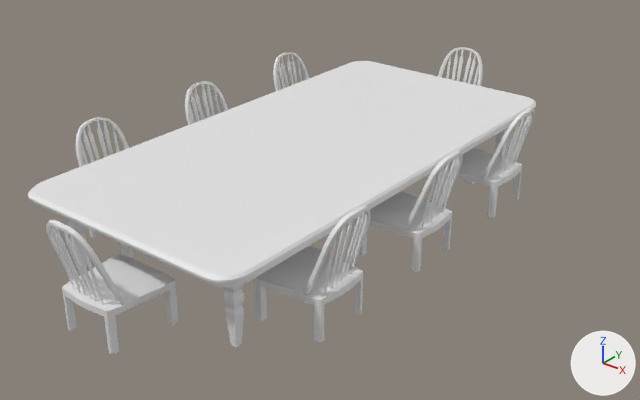
The Blender file Assets/Art/Furniture/Kitchen/Kitchen Table and Chair.blend: old version first, new version second.
The view is the same before and after, from a 50 mm lens placed at (61.4, -75.3, 49.3), pointed at (1.8, -0.8, 3.0). Arrows for +X, +Y and +Z are at lower right; the lights stay in place.

Objects in the first picture: 'Kitchen Chair.001', 'Kitchen Chair.003', 'Kitchen Table'.
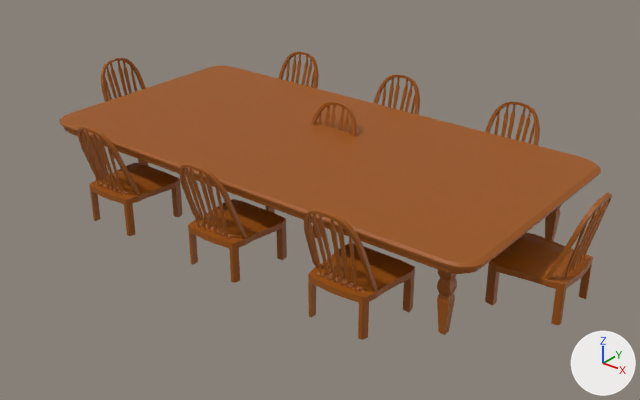
Commit message: WIP material & adjusted object hights

What differs and where, as boxes (x1, y1, x2, y2) in the pictures (640 x 400 px):
'Kitchen Table', recoloured, moved, turned (white to brown)
    before: (28, 61, 536, 348)
    after: (60, 66, 601, 335)
'Kitchen Chair.003', recoloured, moved, turned (grey to brown)
    before: (76, 52, 534, 342)
    after: (78, 52, 540, 340)
'Kitchen Chair.001', recoloured, moved, turned
    before: (46, 47, 483, 354)
    after: (101, 58, 612, 325)
'Kitchen Chair', shown (brown)
    after: (265, 102, 357, 238)

What changed in the scene script:
```text
Add mat_material:
    mat_material = principled_material('Material')
    mat_material.base_color = (0.33, 0.0863, 0.000335)  # brown #9b5301
    mat_material.roughness = 0.548
Change me_cube:
    where me_cube.from_pydata(...)  # 417 vertices, 411 faces; spans x 0.0..2.65, y -2.66..3.34, z -0.04..13.25
    add me_cube.materials.append(mat_material)  # brown #9b5301
Change me_cube_001:
    where me_cube_001.from_pydata(...)  # 270 vertices, 244 faces; spans x 0.0..1.0, y 0.0..1.0, z -9.02..1.14
    used by ob_kitchen_table; location = (0.0, 0.0, 9.0); scale = (15.0, 30.0, 1.0)
    me_cube_001 part 1: the whole mesh is moved by (0.0, 0.0, 8.98)
    add me_cube_001.materials.append(mat_material)  # brown #9b5301
Change ob_kitchen_chair:
    remove ob_kitchen_chair.hide_set(True)
Change ob_kitchen_table:
    ob_kitchen_table.location: (0.0, 0.0, 9.0) -> (0.0, 0.0, 0.0)
    ob_kitchen_table.rotation_euler: (0.0, 0.0, 0.0) -> (0.0, 0.0, -1.571)  # degrees (0, 0, 0) -> degrees (0, 0, -90)
Change ob_kitchen_chair_001:
    ob_kitchen_chair_001.matrix_parent_inverse: Matrix(((0.0667, 0.0, 0.0, 0.0), (0.0, 0.0333, 0.0, 0.0), (0.0, 0.0, 1.0, -9.0), (0.0, 0.0, 0.0, 1.0))) -> Matrix(((0.0, -0.0667, 0.0, 0.0), (0.0333, 0.0, 0.0, 0.0), (0.0, 0.0, 1.0, 0.0), (0.0, 0.0, 0.0, 1.0)))
    ob_kitchen_chair_001.location: (0.0, 30.24, 0.0) -> (30.24, 0.0, 0.0)
    ob_kitchen_chair_001.rotation_euler: (0.0, 0.0, 0.0) -> (0.0, 0.0, -1.571)  # degrees (0, 0, 0) -> degrees (0, 0, -90)
Change ob_kitchen_chair_003:
    ob_kitchen_chair_003.rotation_euler: (0.0, 0.0, 1.571) -> (0.0, 0.0, 0.0)  # degrees (0, 0, 90) -> degrees (0, 0, 0)
    ob_kitchen_chair_003.matrix_parent_inverse: Matrix(((0.0667, 0.0, 0.0, 0.0), (0.0, 0.0333, 0.0, 0.0), (0.0, 0.0, 1.0, -9.0), (0.0, 0.0, 0.0, 1.0))) -> Matrix(((0.0, -0.0667, 0.0, 0.0), (0.0333, 0.0, 0.0, 0.0), (0.0, 0.0, 1.0, 0.0), (0.0, 0.0, 0.0, 1.0)))
    ob_kitchen_chair_003.location: (-13.74, -16.85, 0.0) -> (-16.85, 13.74, 0.0)
```
